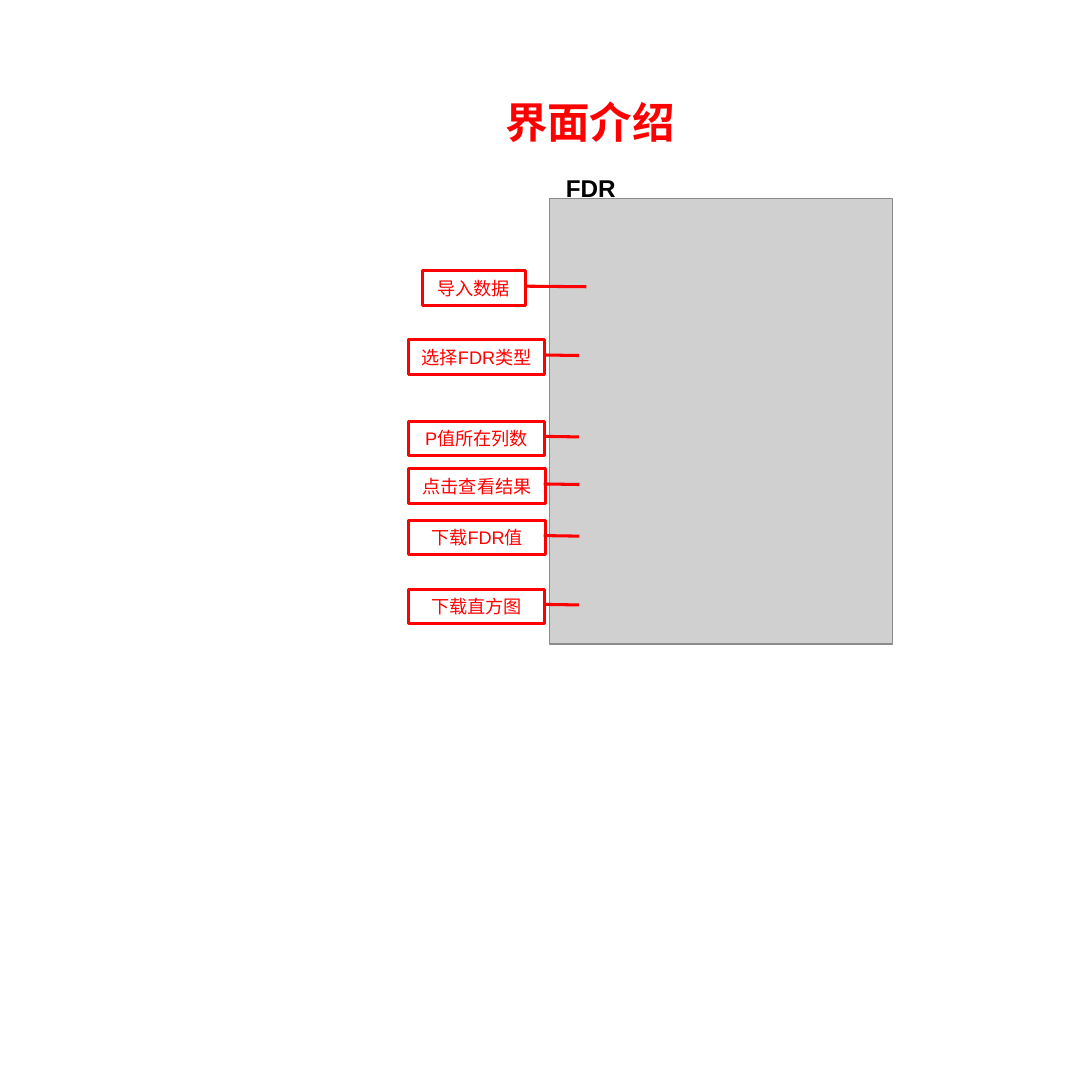
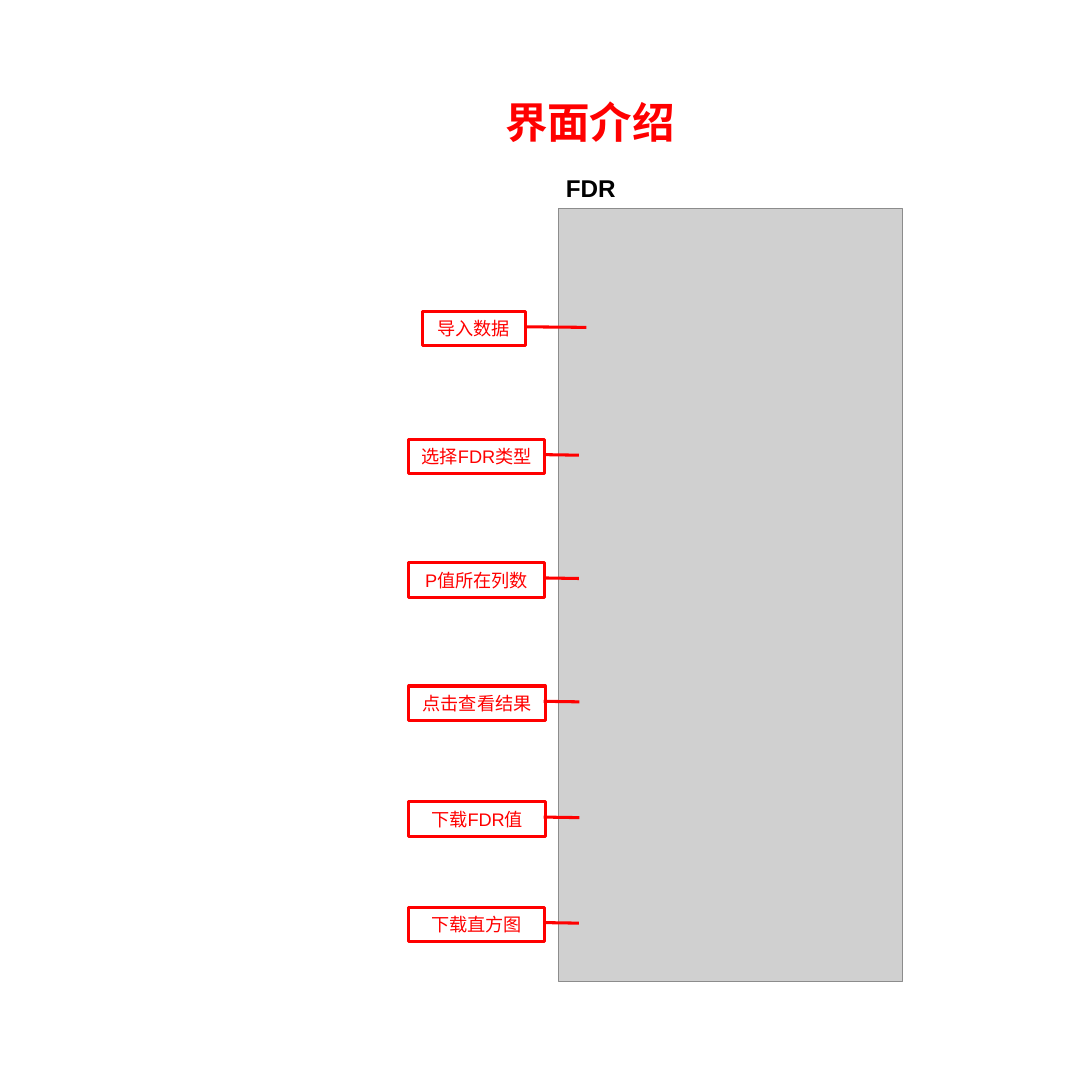
Before and after one commit to YanqiangLu1/luyanqiang3, a slide deck: slide 1 of image2/FDR/界面.pptx. Drawn at 1092x1075 pixels with LibreOffice and Linux fonts; fonts in the diff are those of the drawing; grey boxes stand for pictures. Boxes give left, top, right and bottom in pixels: in the first picture for what was removed or moved away, otherwise in the second. Text is boxed around its words. In the diff, an @@ line names an element or a change of style, - is before the commit and + after.

```diff
--- a/image2/FDR/界面.pptx
+++ b/image2/FDR/界面.pptx
@@ picture resized from (x1=549, y1=198, x2=893, y2=643) to (x1=559, y1=209, x2=903, y2=982) @@
@@ border callout "导入数据" moved from (x1=423, y1=271, x2=525, y2=305) to (x1=423, y1=311, x2=525, y2=345) @@
@@ border callout "选择FDR类型" moved from (x1=408, y1=340, x2=545, y2=373) to (x1=408, y1=439, x2=545, y2=473) @@
@@ border callout "P值所在列数" moved from (x1=408, y1=422, x2=545, y2=455) to (x1=408, y1=562, x2=545, y2=596) @@
@@ border callout "点击查看结果" moved from (x1=408, y1=468, x2=545, y2=502) to (x1=408, y1=686, x2=545, y2=720) @@
@@ border callout "下载FDR值" moved from (x1=408, y1=520, x2=545, y2=554) to (x1=408, y1=802, x2=545, y2=835) @@
@@ border callout "下载直方图" moved from (x1=408, y1=589, x2=545, y2=622) to (x1=408, y1=907, x2=545, y2=941) @@
```
Also in this commit, not shown: 10 other files.
